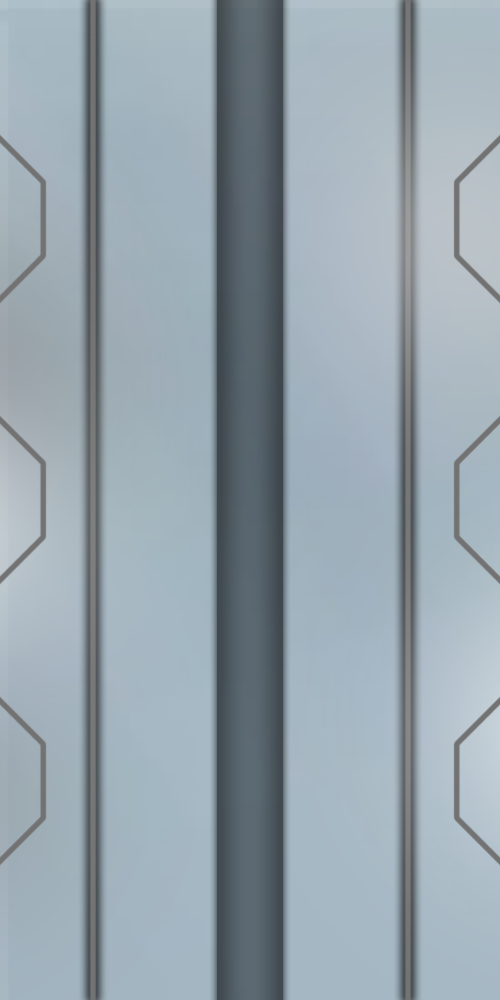
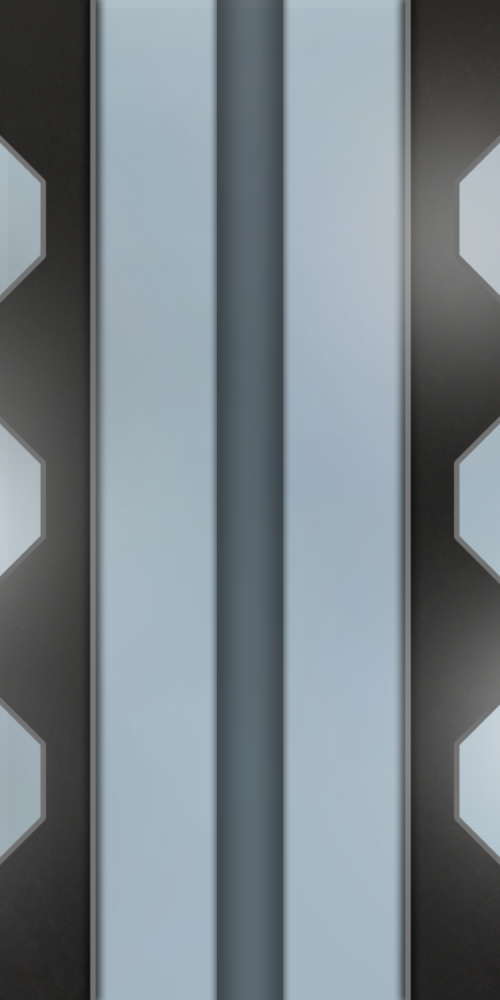
Comparing the layer stacks of the two 500px x 1000px images. Changes:
added layer "Tono/saturación 2" above "white metal" over [left=0, top=0, right=500, bottom=1000]
